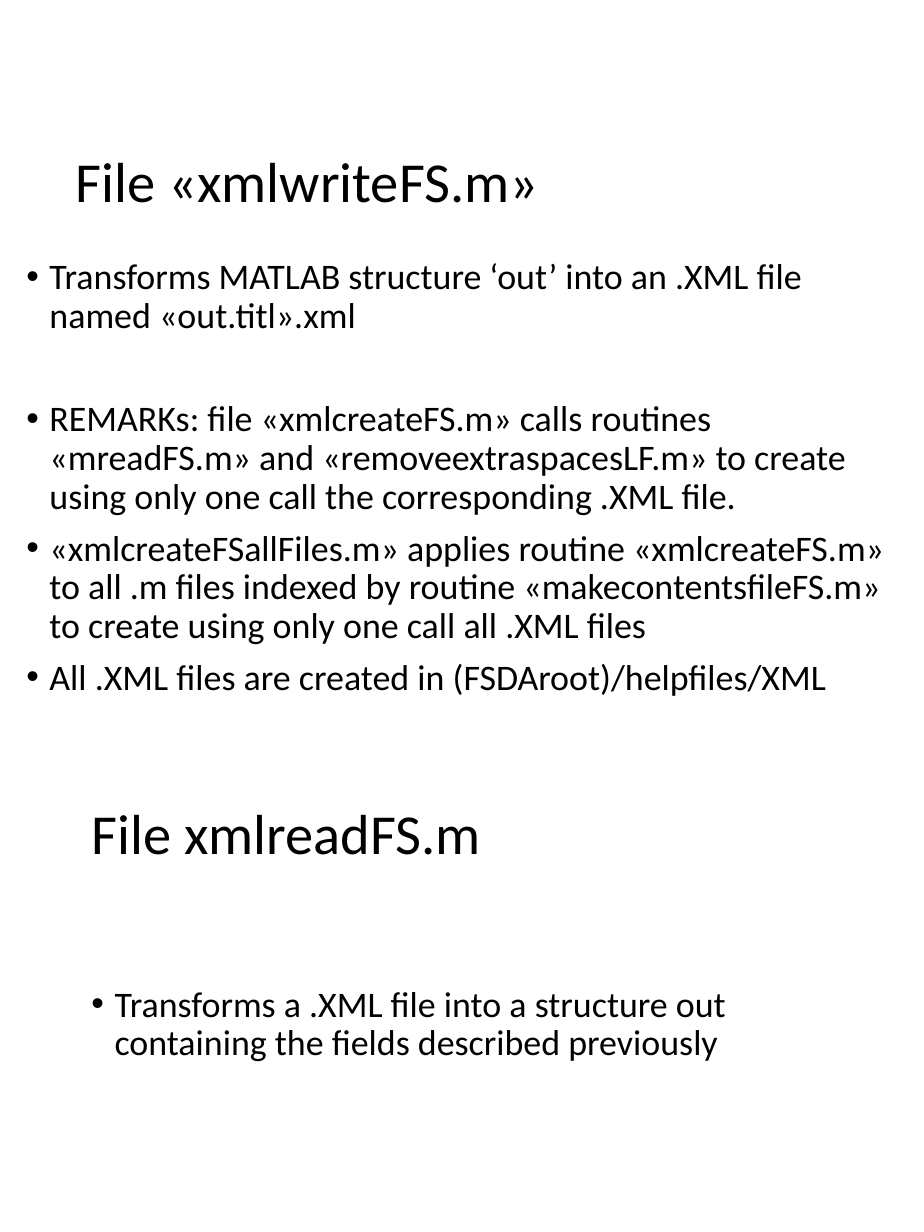
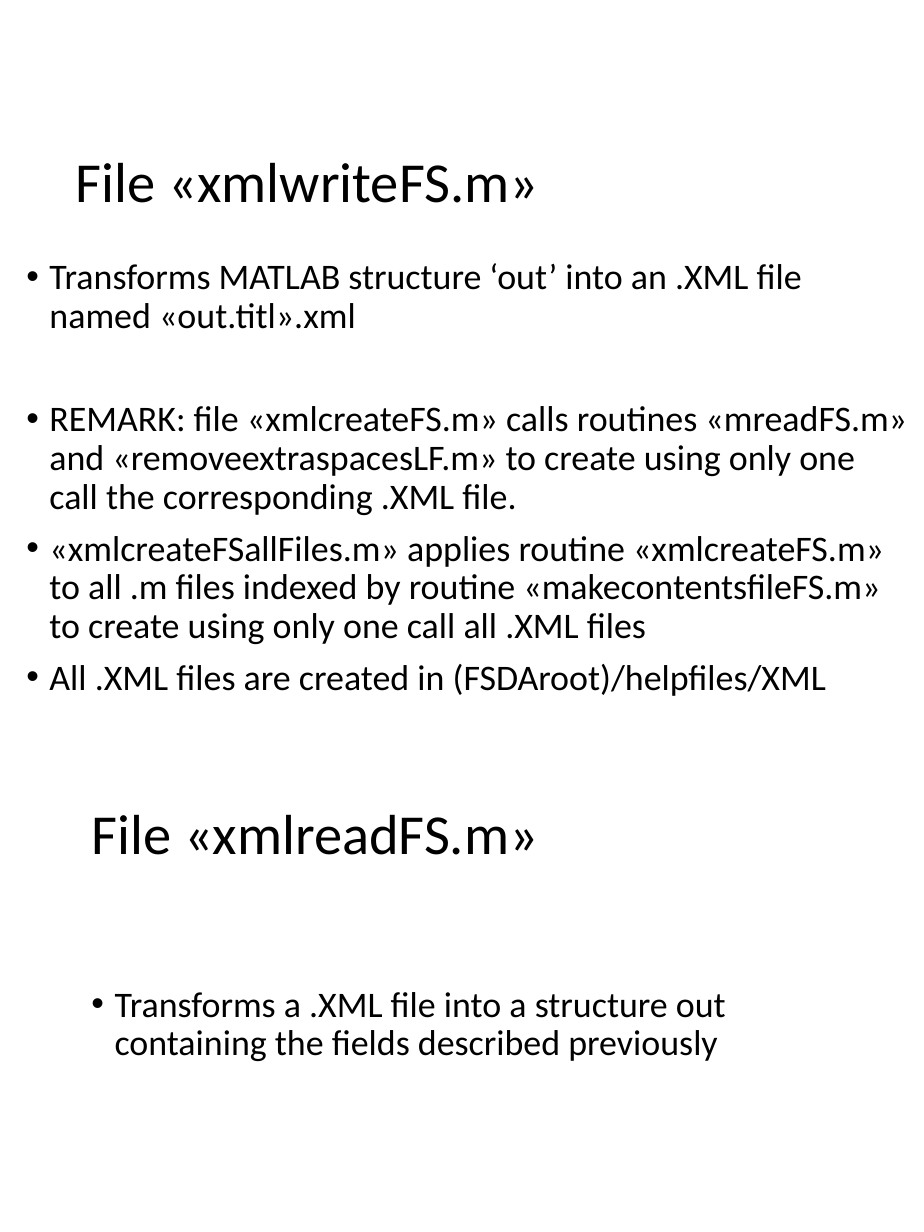
Before and after one commit to kvcorb/FSDA, a slide deck: slide 16 of utilities_help/FlowChart.pptx. Drawn at 924x1232 pixels with LibreOffice and Linux fonts; fonts in the diff are those of the drawing. Boxes give left, top, right and bottom in pixels: in the first picture for what was removed or moved away, otherwise in the second. Text is boxed around its words. In the diff, an @@ line names an element or a change of style, - is before the commit and + after.

Commit message:
updated some typos corrected

Former-commit-id: 82954a59b2c6fd9b68f001ccd1541e0bde33377e

```diff
--- a/utilities_help/FlowChart.pptx
+++ b/utilities_help/FlowChart.pptx
@@ text at [49, 406, 907, 515]: text changed @@
-• REMARKs: file «xmlcreateFS.m» calls routines «mreadFS.m» and «removeextraspacesLF.m» to create using only one call the corresponding .XML file.
+• REMARK: file «xmlcreateFS.m» calls routines «mreadFS.m» and «removeextraspacesLF.m» to create using only one call the corresponding .XML file.
@@ text at [91, 814, 538, 855]: text changed @@
-File xmlreadFS.m
+File «xmlreadFS.m»
```
Also in this commit, not shown: 5 other slides changed.
